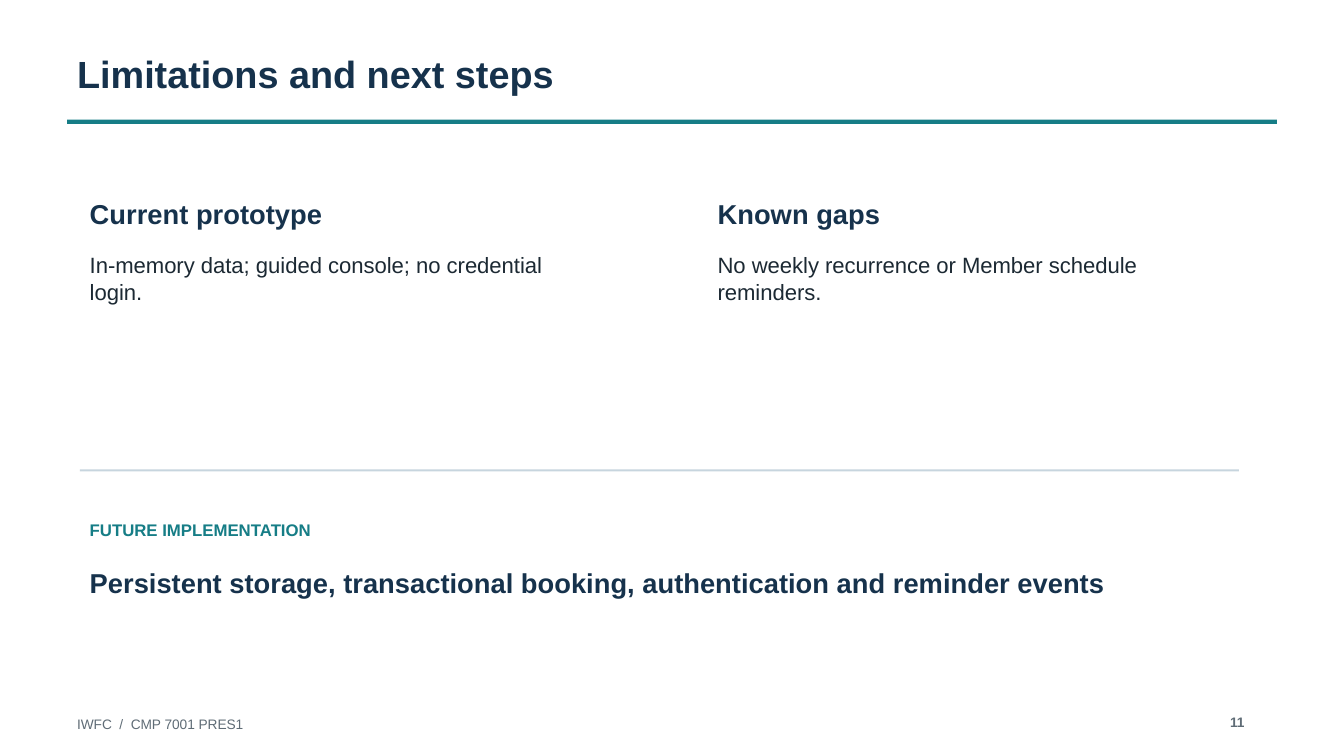
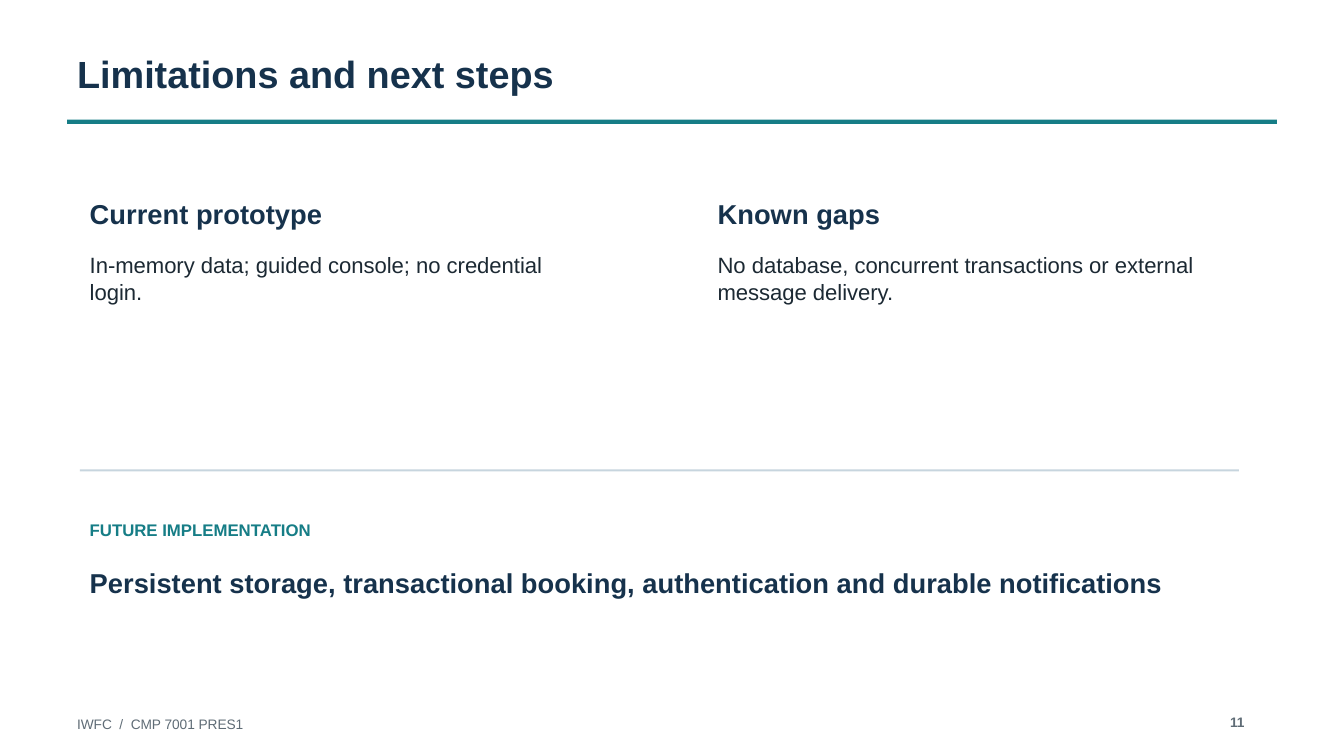
Before and after one commit to MohamedRifad/intelligent-wellness-and-fitness-center, a slide deck: slide 11 of submission/pres1/IWFC_PRES1_Presentation.pptx. Drawn at 1344x756 pixels with LibreOffice and Linux fonts; fonts in the diff are those of the drawing. Boxes give left, top, right and bottom in pixels: in the first picture for what was removed or moved away, otherwise in the second. Text is boxed around its words. In the diff, an @@ line names an element or a change of style, - is before the commit and + after.

```diff
--- a/submission/pres1/IWFC_PRES1_Presentation.pptx
+++ b/submission/pres1/IWFC_PRES1_Presentation.pptx
@@ text at <box>718,257,1193,305</box>: text changed @@
-No weekly recurrence or Member schedule reminders.
+No database, concurrent transactions or external message delivery.
@@ text at <box>90,573,1161,598</box>: text changed @@
-Persistent storage, transactional booking, authentication and reminder events
+Persistent storage, transactional booking, authentication and durable notifications
```
Also in this commit, not shown: 7 other slides changed, 10 other files.
